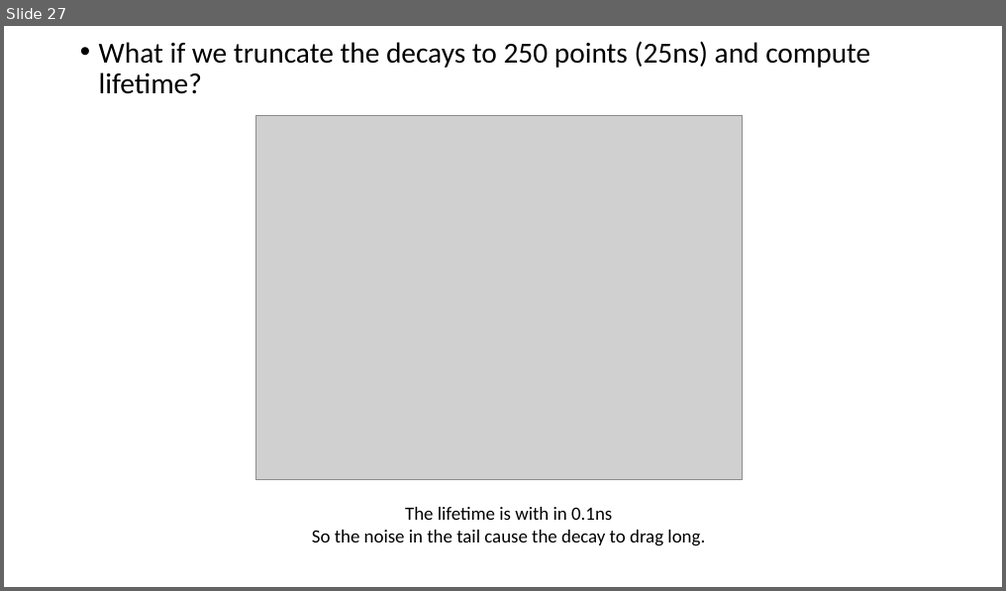
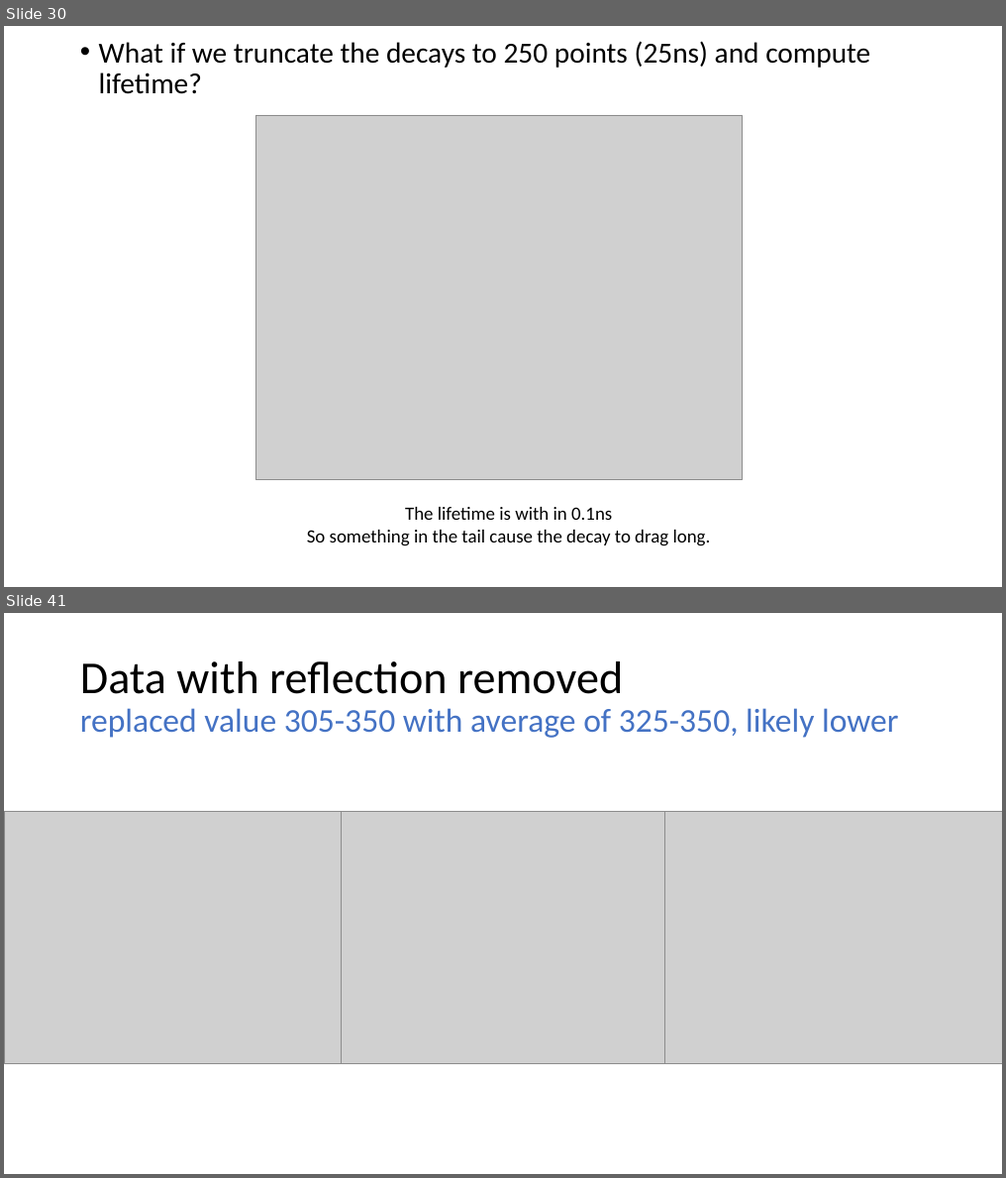
Before and after one commit to marculab/FLImBrushDataProcessingTool, a slide deck: AlphaDeterminatin/FLImBRUSH data processing.pptx. Shown one above the other, each under a label of ours: slide 27 before the commit, slides 30 and 41 after it; the slides between them are not shown. The pictures are 1006x591 and 1006x1178 pixels, drawn with LibreOffice and Linux fonts; fonts in the diff are those of the drawing; grey boxes stand for pictures. Boxes give left, top, right and bottom in pixels: in the first picture for what was removed or moved away, otherwise in the second. Text is boxed around its words. In the diff, an @@ line names an element or a change of style, - is before the commit and + after.

```diff
--- a/AlphaDeterminatin/FLImBRUSH data processing.pptx
+++ b/AlphaDeterminatin/FLImBRUSH data processing.pptx
@@ slide 41 added at box(4, 613, 1002, 1174), background #FFFFFF @@
@@ title added at box(80, 662, 898, 738), 32 pt, text #4472C4 @@
+Data with reflection removed
+replaced value 305-350 with average of 325-350, likely lower
@@ picture added at box(4, 811, 341, 1064) @@
@@ picture added at box(341, 811, 678, 1064) @@
@@ picture added at box(665, 811, 1002, 1064) @@
@@ what was slide 27 is now slide 30 @@
@@ slide 30 changed as well @@
@@ text at box(307, 530, 711, 547): text changed @@
-So the noise in the tail cause the decay to drag long.
+So something in the tail cause the decay to drag long.
```
Also in this commit, not shown: 8 other slides changed, 35 other slides added, 4 slides removed.
